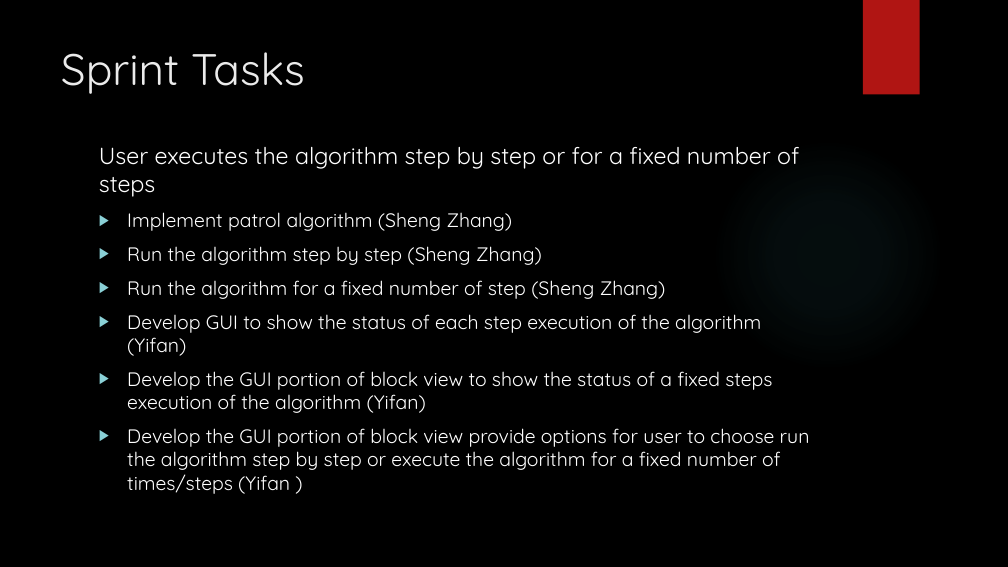
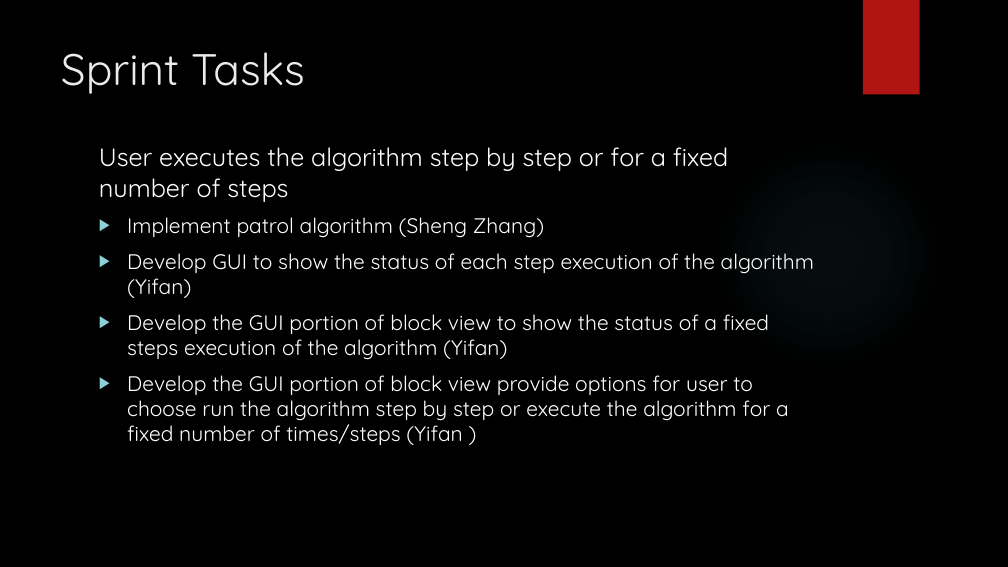
Before and after one commit to 2012215434/CS744, a slide deck: slide 7 of documents/second_presentation.pptx. Drawn at 1008x567 pixels with LibreOffice and Linux fonts; fonts in the diff are those of the drawing; background and template pictures are left out. Boxes give left, top, right and bottom in pixels: in the first picture for what was removed or moved away, otherwise in the second. Text is boxed around its words. In the diff, an @@ line names an element or a change of style, - is before the commit and + after.

Commit message:
update PPT and sprints

```diff
--- a/documents/second_presentation.pptx
+++ b/documents/second_presentation.pptx
@@ text "User executes the algorithm step ..." at [99,147,814,445]: size 22.2 to 24 pt in "User executes the algorithm step by step ..."; size 18.5 to 20 pt in "Implement patrol algorithm (Sheng Zhang)", "Develop GUI to show the status of ...", "Develop the GUI portion of block view ...", "Develop the GUI portion of block view ..." @@
@@ text at [127,246,666,299]: paragraphs removed @@
-▶ Run the algorithm step by step (Sheng Zhang)
-▶ Run the algorithm for a fixed number of step (Sheng Zhang)
```
Also in this commit, not shown: 2 other slides changed, 1 other file.
